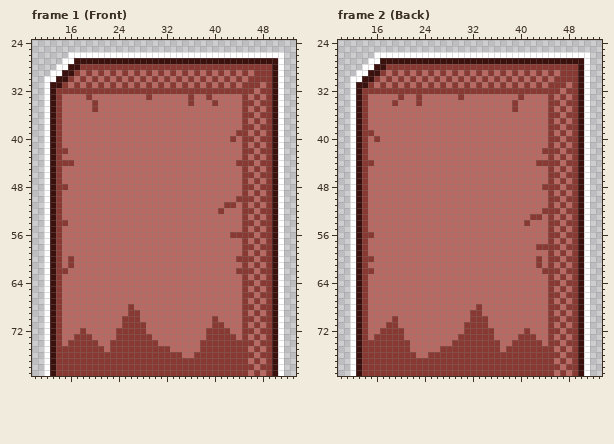
Pixel-art file -- ElevatorGame/Content/graphics/characters/Box.aseprite. Above: the version before the commit.
64x80 pixels, 3 frames. Shown: frame 1 (Front): x 10..53, y 24..79; frame 2 (Back): x 10..53, y 24..79. The commit also changed other frames, which this record leaves out.
After the commit:
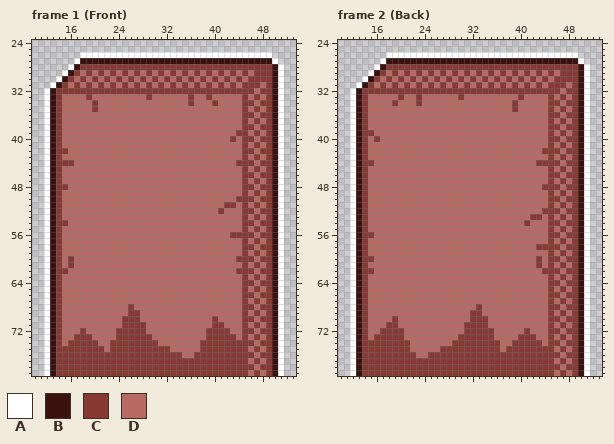
Palette (. is transparent): A #ffffff  B #3b110e  C #883932  D #b86962
What changed:
Frame 1 (Front):
Colour B gives way to colour A in row 27 at x 17 and 50; in row 28 at x 16; in row 29 at x 15; in row 30 at x 14; in row 31 at x 13.
Colour A is gone in row 26 at x 16 to 17 and 50 to 51; in row 27 at x 15 to 16 and 51; in row 28 at x 14 to 15; in row 29 at x 13 to 14; in row 30 at x 12 to 13; in row 31 at x 12.
Frame 2 (Back): the same change as frame 1 (Front)
Boxes around the changes in both pictures, in picture pixels (x1, y1, x2, y2):
changed: (44, 52, 80, 88)
changed: (272, 52, 284, 64)
changed: (350, 52, 386, 88)
changed: (578, 52, 590, 64)
